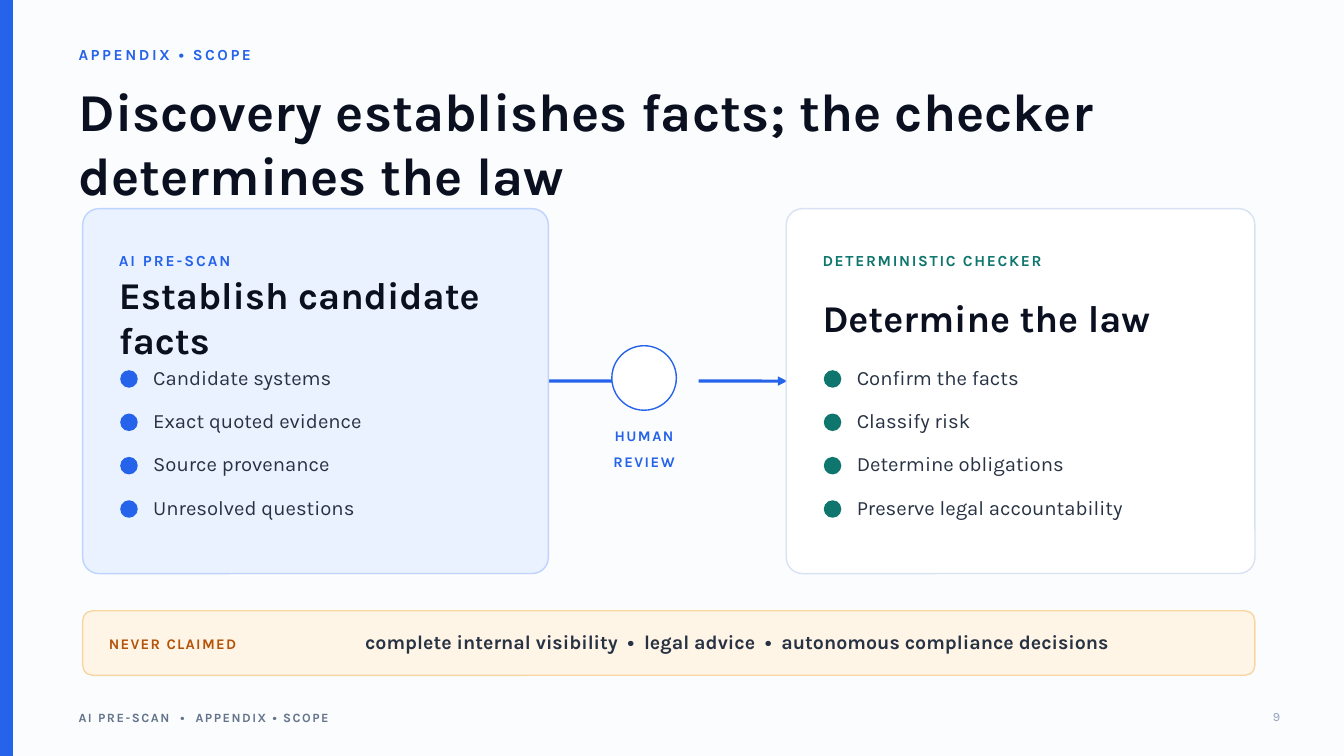
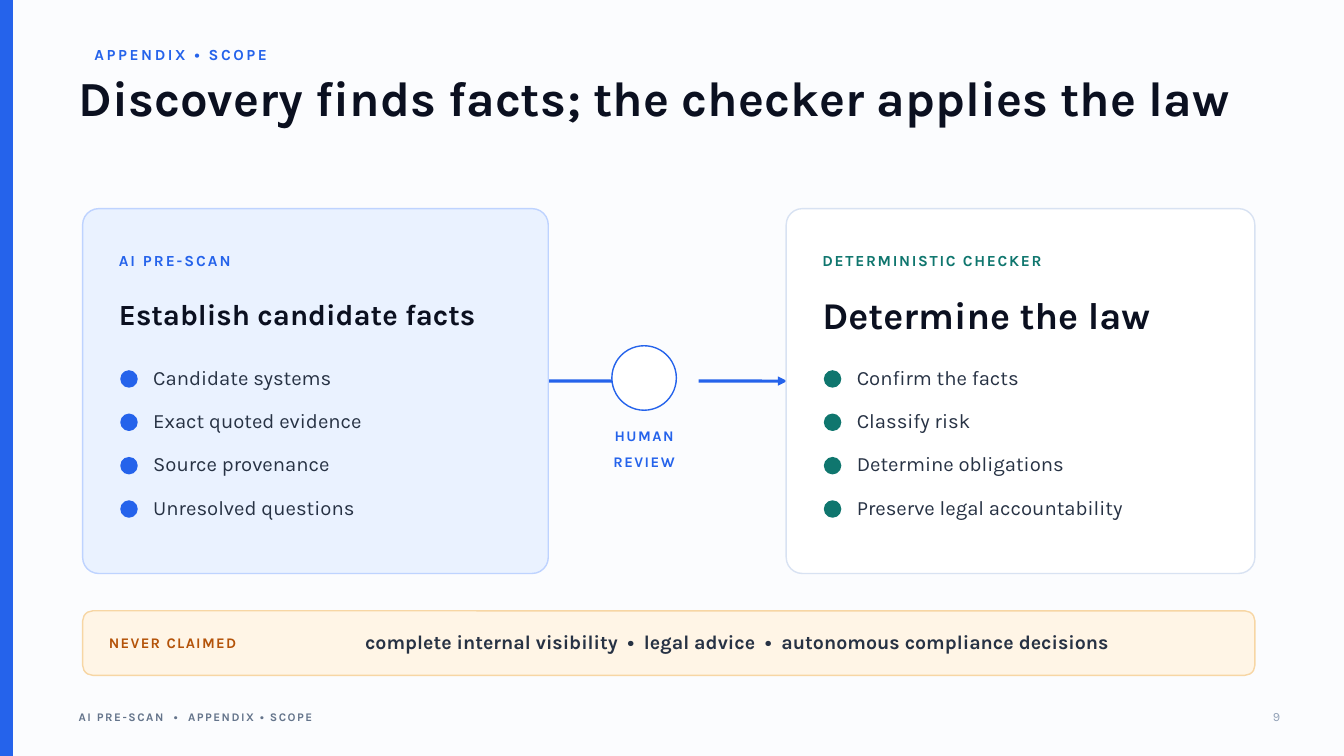
Before and after one commit to nyelugo/PROJECT-AI-Pre-Scan, a slide deck: slide 9 of docs/ai-pre-scan-presentation.pptx. Drawn at 1344x756 pixels with LibreOffice and Linux fonts; fonts in the diff are those of the drawing. Boxes give left, top, right and bottom in pixels: in the first picture for what was removed or moved away, otherwise in the second. Text is boxed around its words. In the diff, an @@ line names an element or a change of style, - is before the commit and + after.

```diff
--- a/docs/ai-pre-scan-presentation.pptx
+++ b/docs/ai-pre-scan-presentation.pptx
@@ text "APPENDIX • SCOPE": place and size @@
-text "APPENDIX • SCOPE" at [79,50,251,60]
+text "APPENDIX • SCOPE" at [94,50,267,60]
@@ text at [79,81,1230,128]: text changed; size 38 to 35 pt @@
-Discovery establishes facts; the checker determines the law
+Discovery finds facts; the checker applies the law
@@ text "Establish candidate facts" at [119,304,475,326]: size 27 to 20.9 pt; line spacing 1 to 0.8 @@
@@ text "Determine the law" at [822,302,1150,330]: line spacing 1 to 0.9 @@
@@ text "AI PRE-SCAN • APPENDIX • ..." at [79,713,312,721]: size 9 to 8.3 pt; line spacing 1 to 0.9 @@
```
Also in this commit, not shown: 9 other slides changed, 1 other file.
